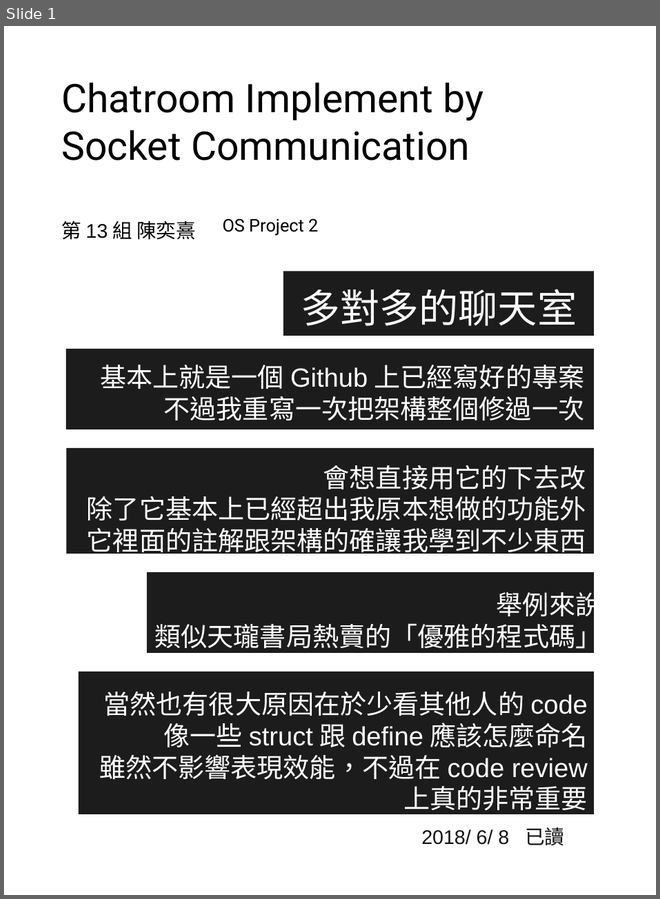
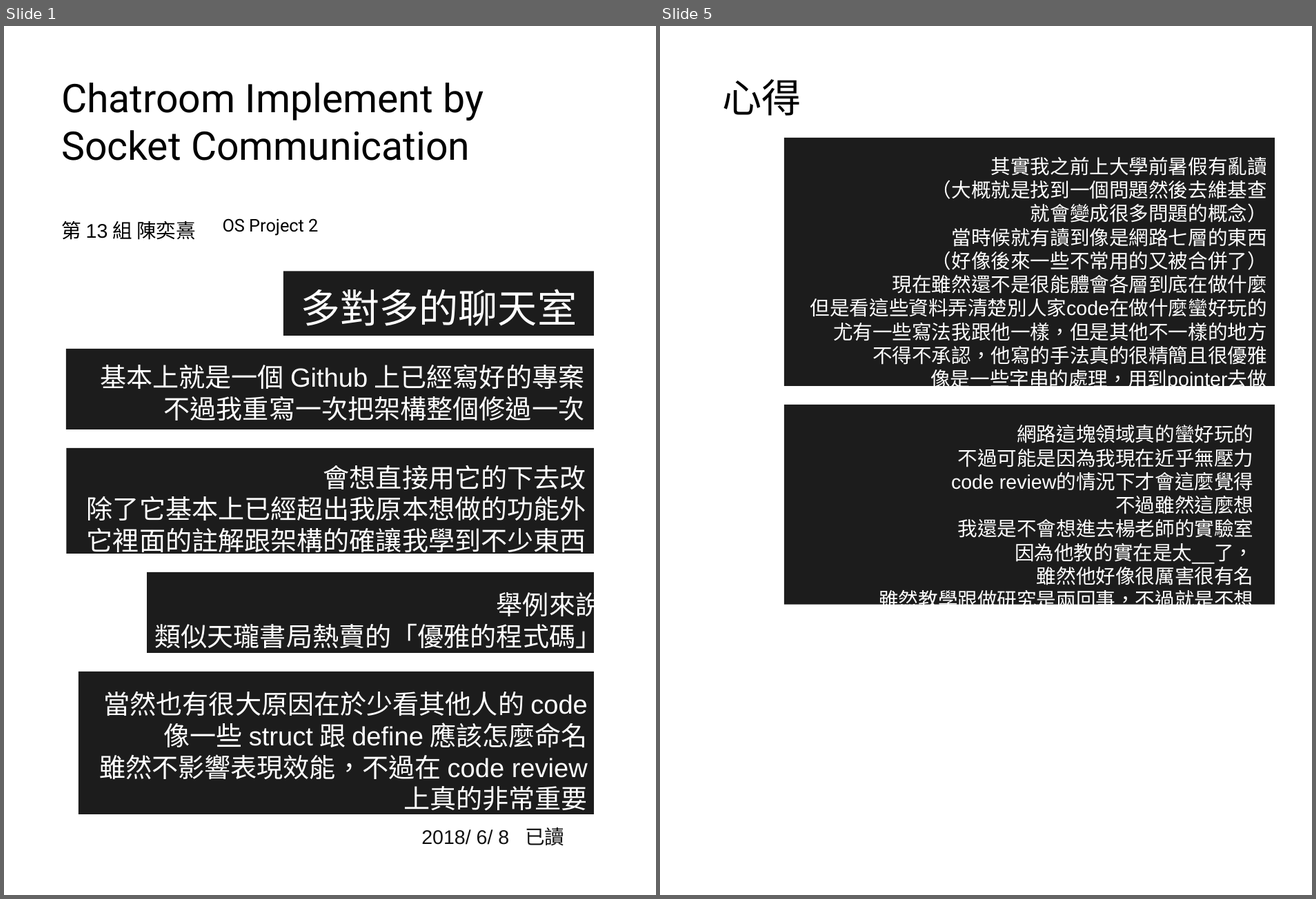
Before and after one commit to chenIshi/ChatRoom, a slide deck: version1.0/README.odp. Shown side by side, each under a label of ours: slide 1 before the commit, slides 1 and 5 after it; the slides between them are not shown. The pictures are 660x899 and 1316x899 pixels, drawn with LibreOffice and Linux fonts; fonts in the diff are those of the drawing. Boxes give left, top, right and bottom in pixels: in the first picture for what was removed or moved away, otherwise in the second. Text is boxed around its words. In the diff, an @@ line names an element or a change of style, - is before the commit and + after.

```diff
--- a/version1.0/README.odp
+++ b/version1.0/README.odp
@@ slide 5 added at bbox=[660, 26, 1312, 895], background #FFFFFF @@
@@ text added at bbox=[722, 79, 801, 116], 36 pt, text #000000 @@
+心得
@@ rectangle added at bbox=[784, 138, 1274, 386], fill #1C1C1C @@
@@ text added at bbox=[810, 157, 1267, 415], 18 pt, text #FFFFFF @@
+其實我之前上大學前暑假有亂讀
+（大概就是找到一個問題然後去維基查
+就會變成很多問題的概念）
+當時候就有讀到像是網路七層的東西
+（好像後來一些不常用的又被合併了）
+現在雖然還不是很能體會各層到底在做什麼
+但是看這些資料弄清楚別人家code在做什麼蠻好玩的
+尤有一些寫法我跟他一樣，但是其他不一樣的地方
+不得不承認，他寫的手法真的很精簡且很優雅
+像是一些字串的處理，用到pointer去做
+之前真的是完全沒想過
@@ rectangle added at bbox=[784, 404, 1274, 605], fill #1C1C1C @@
@@ text added at bbox=[879, 425, 1254, 612], 18 pt, text #FFFFFF @@
+網路這塊領域真的蠻好玩的
+不過可能是因為我現在近乎無壓力
+code review的情況下才會這麼覺得
+不過雖然這麼想
+我還是不會想進去楊老師的實驗室
+因為他教的實在是太__了，
+雖然他好像很厲害很有名
+雖然教學跟做研究是兩回事，不過就是不想
```
Also in this commit, not shown: 3 other slides added, 1 slide removed, 7 other files.
